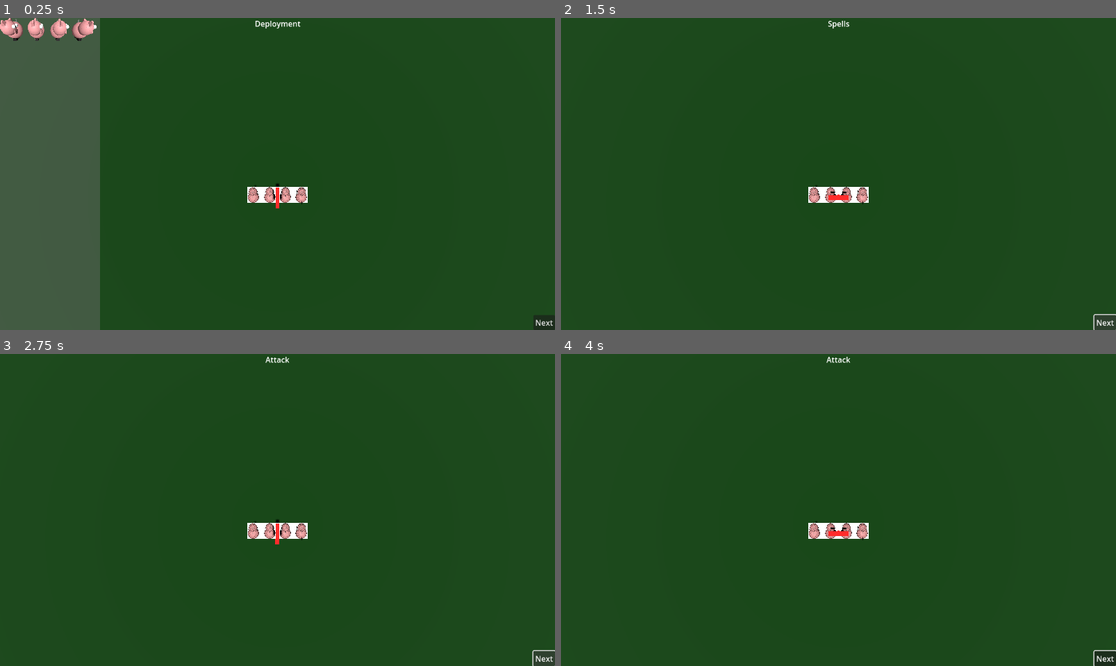
Above: before the commit, frames 1-4 (two rows, left to right).
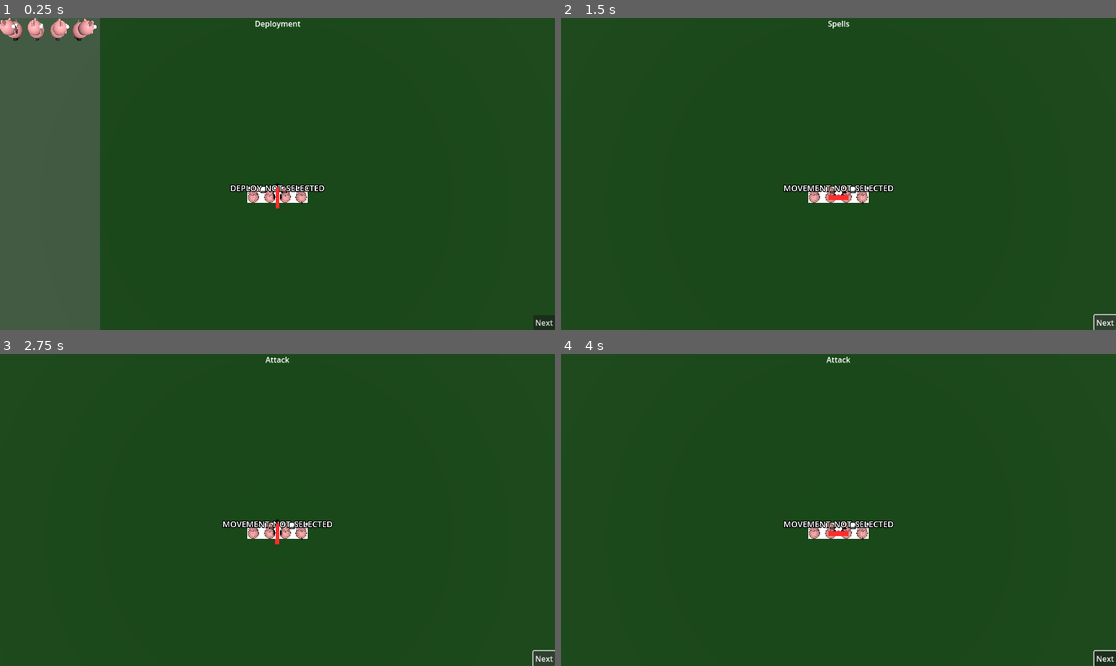
Above: after the commit, the same moments.

Repository: nestorac/farmageddon
Game: Godot game, scene res://Scenes/test_scene.tscn
Same seed, same stepped clock (60 frames per second), same inputs: the game is played once before the commit and once after it.
Inputs (mouse positions are in pixels of both pictures, inside the frame that each line leads up to):
- Up to frame 1 (0.25 s): no input
- Up to frame 2 (1.5 s): click "Next" at 0.5 s; click "Next" at 1.25 s
- Up to frame 3 (2.75 s): click "Next" at 2 s
- Up to frame 4 (4 s): move the mouse to (960, 494) at 2.77 s; hold Right mouse button (r_click) 2.78-3.53 s; move the mouse to (727, 525) at 3.52 s; click (727, 525) at 3.6 s; right-click (727, 525) at 3.8 s

The runs differ from the first frame. In frame 1, 0.3% of the frame differs, in the area x 41-59%, y 53-57%; in frame 2, 0.4%, in the area x 40-60%, y 53-57%; in frame 3, 0.4%; in frame 4, 0.4%.

Commit message:
Bugs fixed.

Diff:
--- a/Scenes/4_pigs_unit.tscn
+++ b/Scenes/4_pigs_unit.tscn
@@ -59,3 +59,9 @@
 transform = Transform3D(1, 0, 0, 0, 1, 0, 0, 0, 1, 0, 0.0233716, -1.03215)
 visible = false
 mesh = SubResource("BoxMesh_ieh8t")
+
+[node name="DEBUGLabel3D" type="Label3D" parent="."]
+transform = Transform3D(1, 0, 0, 0, 1, 0, 0, 0, 1, 0, 1.92546, -0.45279)
+pixel_size = 0.0145
+billboard = 1
+text = "Cualquier cosa."
--- a/Scenes/destination_icon.tscn
+++ b/Scenes/destination_icon.tscn
@@ -1,4 +1,6 @@
-[gd_scene load_steps=7 format=3 uid="uid://d3omlsfokgwvt"]
+[gd_scene load_steps=8 format=3 uid="uid://d3omlsfokgwvt"]
+
+[ext_resource type="Script" path="res://Scripts/destination_icon.gd" id="1_yg3jb"]
 
 [sub_resource type="StandardMaterial3D" id="StandardMaterial3D_glpca"]
 shading_mode = 0
@@ -49,6 +51,7 @@
 size = Vector3(1, 1.8, 1)
 
 [node name="DestinationIcon" type="Area3D"]
+script = ExtResource("1_yg3jb")
 
 [node name="ArrowMesh" type="MeshInstance3D" parent="."]
 transform = Transform3D(-1, 2.53518e-06, 0, -2.53518e-06, -1, 0, 0, 0, 1, 0, 0.519659, 0)
@@ -63,3 +66,5 @@
 [node name="CollisionShape3D" type="CollisionShape3D" parent="."]
 transform = Transform3D(1, 0, 0, 0, 1, 0, 0, 0, 1, 0, 0.407013, 0)
 shape = SubResource("BoxShape3D_egodn")
+
+[connection signal="body_entered" from="." to="." method="_on_body_entered"]
--- a/Scripts/4_pigs_unit.gd
+++ b/Scripts/4_pigs_unit.gd
@@ -35,12 +35,15 @@
 		DEPLOY_SELECTED:
 			tray_material = decorative_tray.get_active_material(0)
 			tray_material.albedo_color = Color.GREEN
+			$DEBUGLabel3D.text = "DEPLOY_SELECTED"
 
 		DEPLOY_NOT_SELECTED:
 			tray_material = decorative_tray.get_active_material(0)
 			tray_material.albedo_color = Color.WHITE
+			$DEBUGLabel3D.text = "DEPLOY_NOT_SELECTED"
 
 		MOVEMENT_SELECTED:
+			$DEBUGLabel3D.text = "MOVEMENT_SELECTED"
 			print ("movement_left: ", movement_left)
 			tray_material = decorative_tray.get_active_material(0)
 			movement_gizmo.show()
@@ -57,11 +60,13 @@
 			movement_gizmo.rotation_degrees.x = 0
 
 		MOVEMENT_NOT_SELECTED:
+			$DEBUGLabel3D.text = "MOVEMENT_NOT_SELECTED"
 			tray_material = decorative_tray.get_active_material(0)
 			movement_gizmo.hide()
 			tray_material.albedo_color = Color.WHITE
 
 		IN_MOVEMENT:
+			$DEBUGLabel3D.text = "IN_MOVEMENT"
 			move_to (movement_target)
 			movement_gizmo.hide()
 
--- a/Scripts/Camera3D.gd
+++ b/Scripts/Camera3D.gd
@@ -70,6 +70,8 @@
 
 	if event.is_action_pressed("r_click"):
 		if scene_manager.turn_state == scene_manager.MOVEMENT:
+			if not test_unit.movement_gizmo.visible:
+				return
 			var from = project_ray_origin((event.position))
 			var to = from + project_ray_normal(event.position) * distance_from_camera
 			var space_state = get_world_3d().get_direct_space_state()
@@ -82,6 +84,8 @@
 			test_unit.unit_state = test_unit.IN_MOVEMENT
 			test_unit.movement_target = test_unit.gizmo_end.global_position
 			destination_icon.global_position = test_unit.gizmo_end.global_position
+			destination_icon.show()
+			destination_icon.monitoring = true
 
 	if event.is_action_released("l_click") and is_unit_selected:
 		is_unit_selected = false
--- /dev/null
+++ b/Scripts/destination_icon.gd
@@ -0,0 +1,18 @@
+extends Area3D
+
+
+# Called when the node enters the scene tree for the first time.
+func _ready():
+	pass # Replace with function body.
+
+
+# Called every frame. 'delta' is the elapsed time since the previous frame.
+func _process(delta):
+	pass
+
+
+func _on_body_entered(body):
+	if body.is_in_group("Units"):
+		body.unit_state = body.MOVEMENT_NOT_SELECTED
+		hide()
+		monitoring = false
